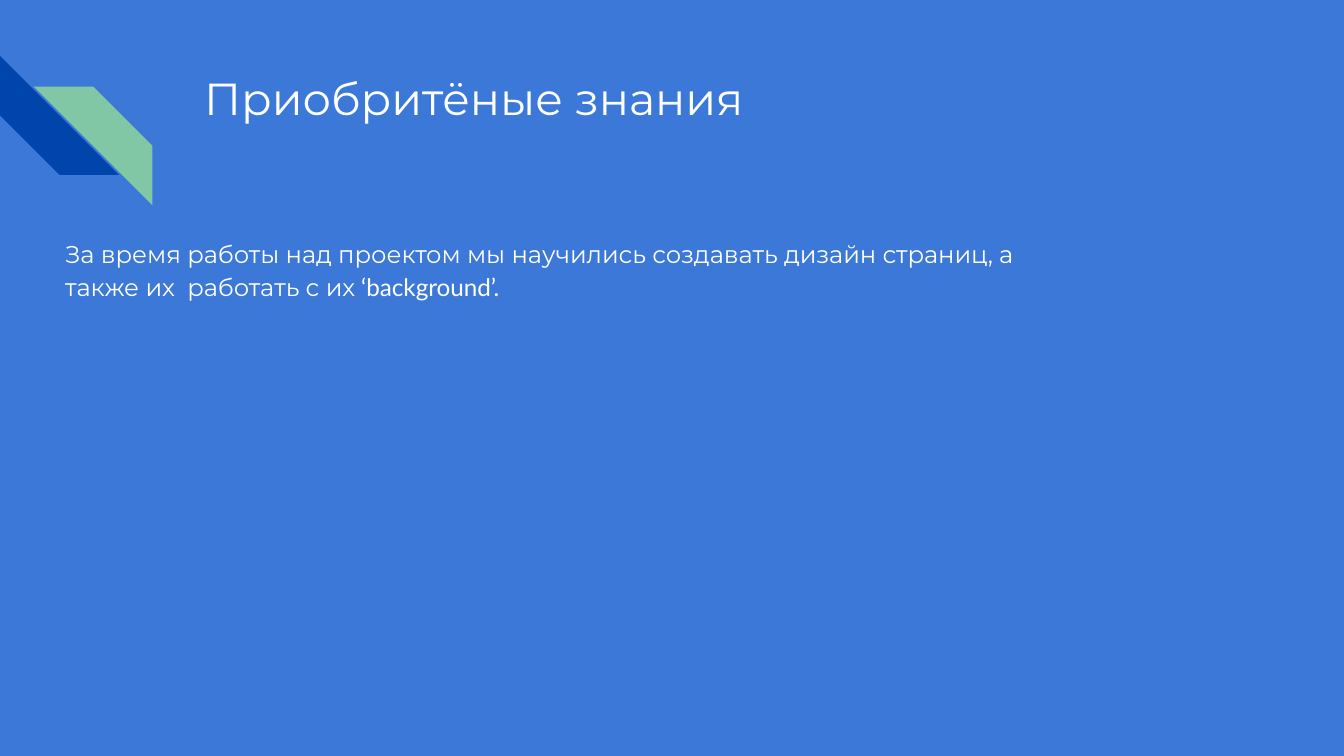
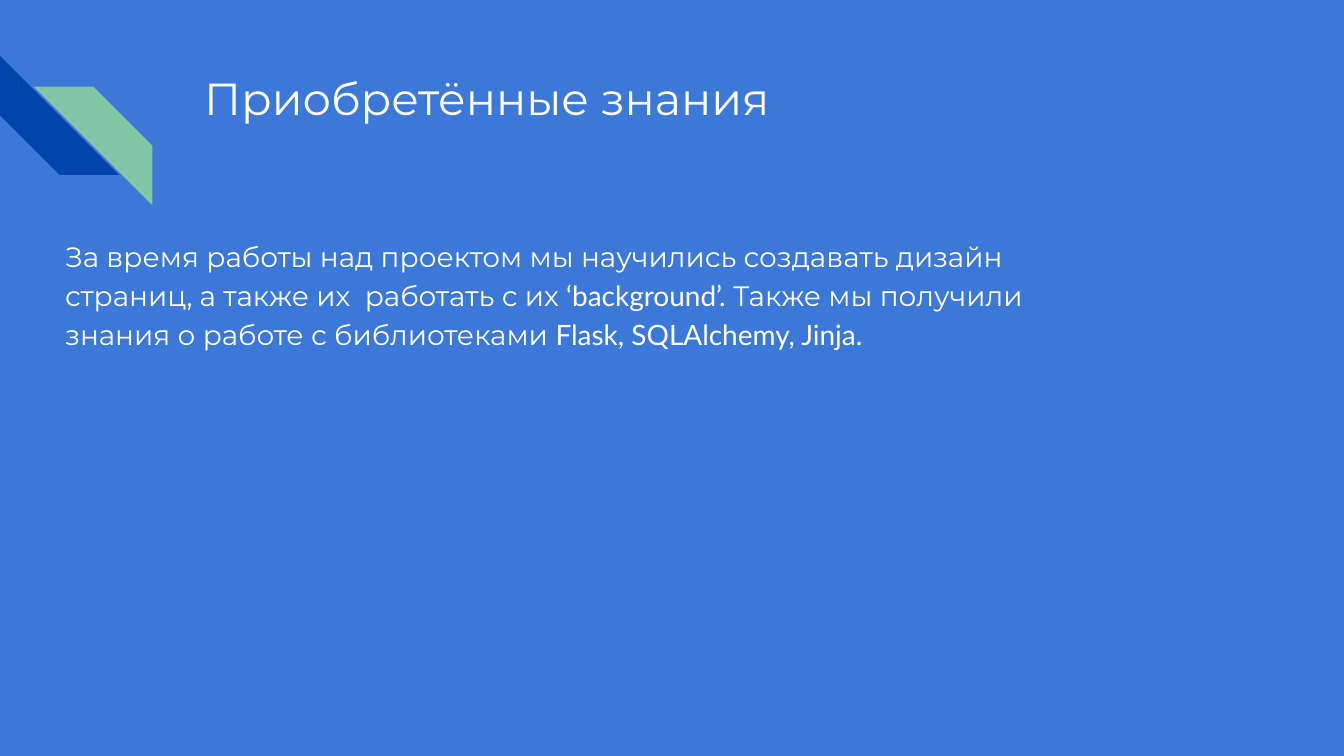
Before and after one commit to Bekoshka/ShopApp, a slide deck: slide 3 of Интернет магазин.pptx. Drawn at 1344x756 pixels with LibreOffice and Linux fonts; fonts in the diff are those of the drawing. Boxes give left, top, right and bottom in pixels: in the first picture for what was removed or moved away, otherwise in the second. Text is boxed around its words. In the diff, an @@ line names an element or a change of style, - is before the commit and + after.

```diff
--- a/Интернет магазин.pptx
+++ b/Интернет магазин.pptx
@@ title at (204,81,769,124): text changed @@
-Приобритёные знания
+Приобретённые знания
@@ text at (65,246,1023,351): text changed; size 13 to 15 pt @@
-За время работы над проектом мы научились создавать дизайн страниц, а также их работать с их ‘background’.
+За время работы над проектом мы научились создавать дизайн страниц, а также их работать с их ‘background’. Также мы получили знания о работе с библиотеками Flask, SQLAlchemy, Jinja.
```
Also in this commit, not shown: 1 other slide changed, 1 slide added, 6 other files.
